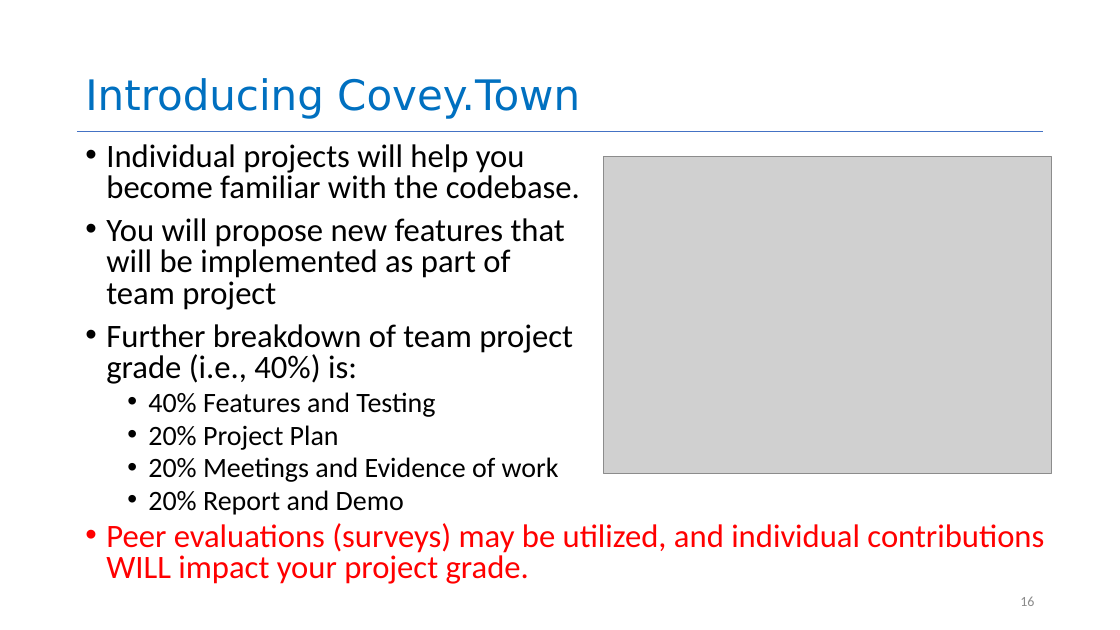
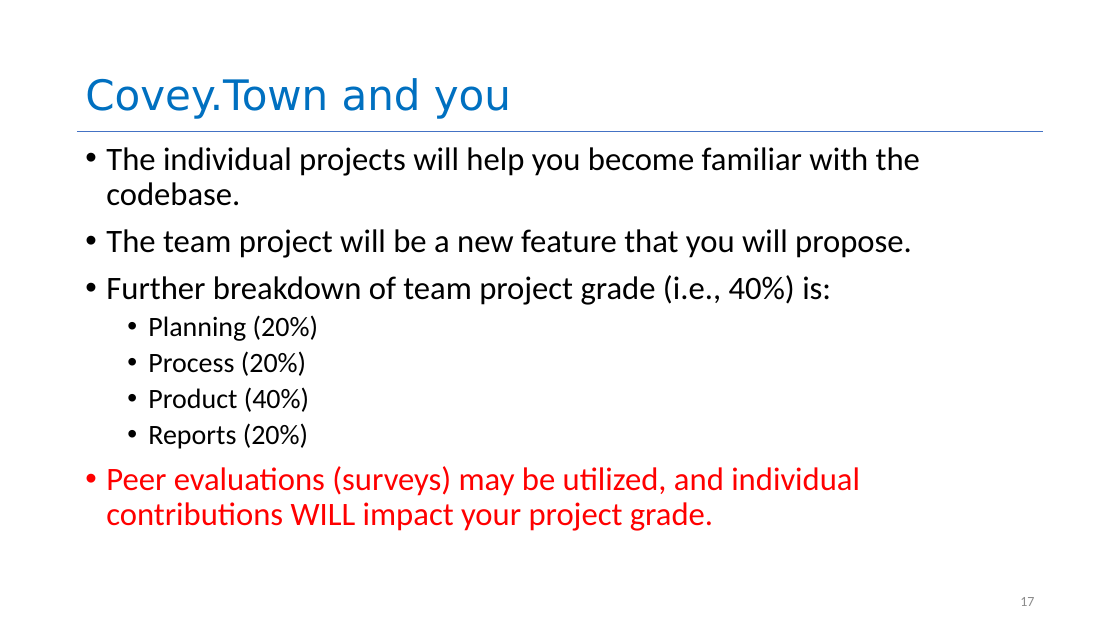
Before and after one commit to neu-se/CS4530-Spring-2023, a slide deck: slide 17 of Slides/Module 01.1 Course Introduction.pptx (slide 16 before the commit). Drawn at 1120x630 pixels with LibreOffice and Linux fonts; fonts in the diff are those of the drawing; grey boxes stand for pictures. Boxes give left, top, right and bottom in pixels: in the first picture for what was removed or moved away, otherwise in the second. Text is boxed around its words. In the diff, an @@ line names an element or a change of style, - is before the commit and + after.

Commit message:
tweaked Module 01.1 slides to improve text

```diff
--- a/Slides/Module 01.1 Course Introduction.pptx
+++ b/Slides/Module 01.1 Course Introduction.pptx
@@ title at box(85, 78, 511, 119): text changed @@
-Introducing Covey.Town
+Covey.Town and you
@@ text at box(106, 147, 920, 258): text changed @@
-• Individual projects will help you become familiar with the codebase.
-• You will propose new features that will be implemented as part of team project
+• The individual projects will help you become familiar with the codebase.
+• The team project will be a new feature that you will propose.
@@ picture removed at box(603, 156, 1051, 473) @@
@@ text at box(106, 275, 831, 305): line spacing 0.8 to 0.9 @@
@@ text at box(106, 315, 860, 531): text changed; size 24 to 28 pt; text colour #000000 to #FF0000 @@
-  • 40% Features and Testing
-  • 20% Project Plan
-  • 20% Meetings and Evidence of work
-  • 20% Report and Demo
+  • Planning (20%)
+  • Process (20%)
+  • Product (40%)
+  • Reports (20%)
+• Peer evaluations (surveys) may be utilized, and individual contributions WILL impact your project grade.
@@ text removed at box(106, 523, 1044, 584) @@
-• Peer evaluations (surveys) may be utilized, and individual contributions WILL impact your project grade.
@@ page number at box(1020, 597, 1034, 606): text changed @@
-16
+17
```
Also in this commit, not shown: 2 other slides changed, 1 slide added, 1 other file.
